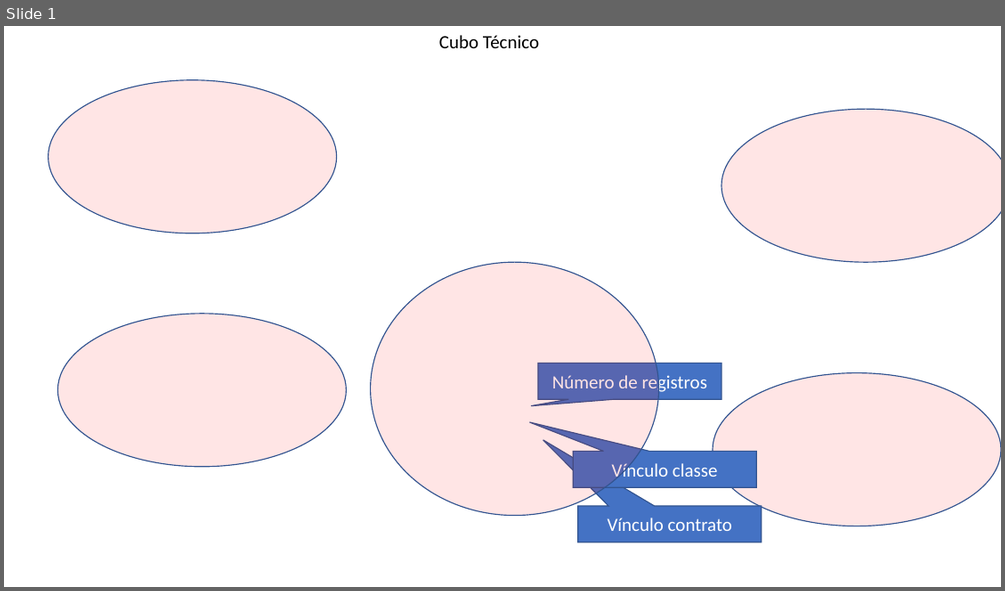
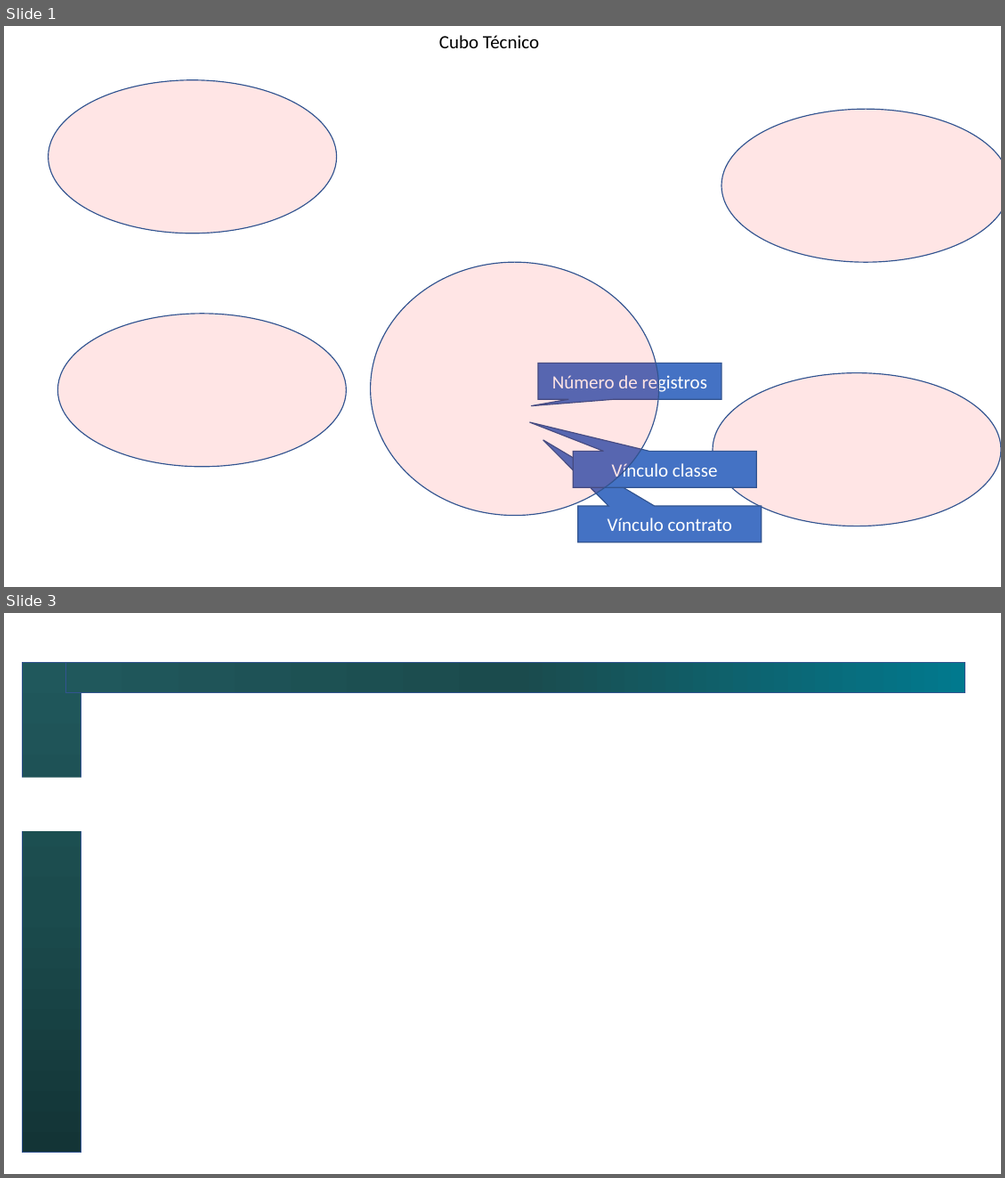
Before and after one commit to vinicius-silva-ep/Desafio-PNP, a slide deck: FLUXO.pptx. Shown one above the other, each under a label of ours: slide 1 before the commit, slides 1 and 3 after it; the slides between them are not shown. The pictures are 1005x591 and 1005x1178 pixels, drawn with LibreOffice and Linux fonts; fonts in the diff are those of the drawing; background and template pictures are left out. Boxes give left, top, right and bottom in pixels: in the first picture for what was removed or moved away, otherwise in the second. Text is boxed around its words. In the diff, an @@ line names an element or a change of style, - is before the commit and + after.

```diff
--- a/FLUXO.pptx
+++ b/FLUXO.pptx
@@ slide 3 added at (x1=4, y1=613, x2=1001, y2=1174), background #FFFFFF @@
@@ rectangle added at (x1=22, y1=662, x2=81, y2=1152), fill gradient #133536 to #1B4C4D to #205A5C, outline #325491 1 pt @@
@@ rectangle added at (x1=65, y1=663, x2=965, y2=692), fill gradient #01798E to #1B4C4D to #205A5C, outline #325491 1 pt @@
@@ rectangle added at (x1=16, y1=778, x2=81, y2=831), fill #FFFFFF @@
```
Also in this commit, not shown: 1 other slide added, 3 slides removed, 15 other files.
